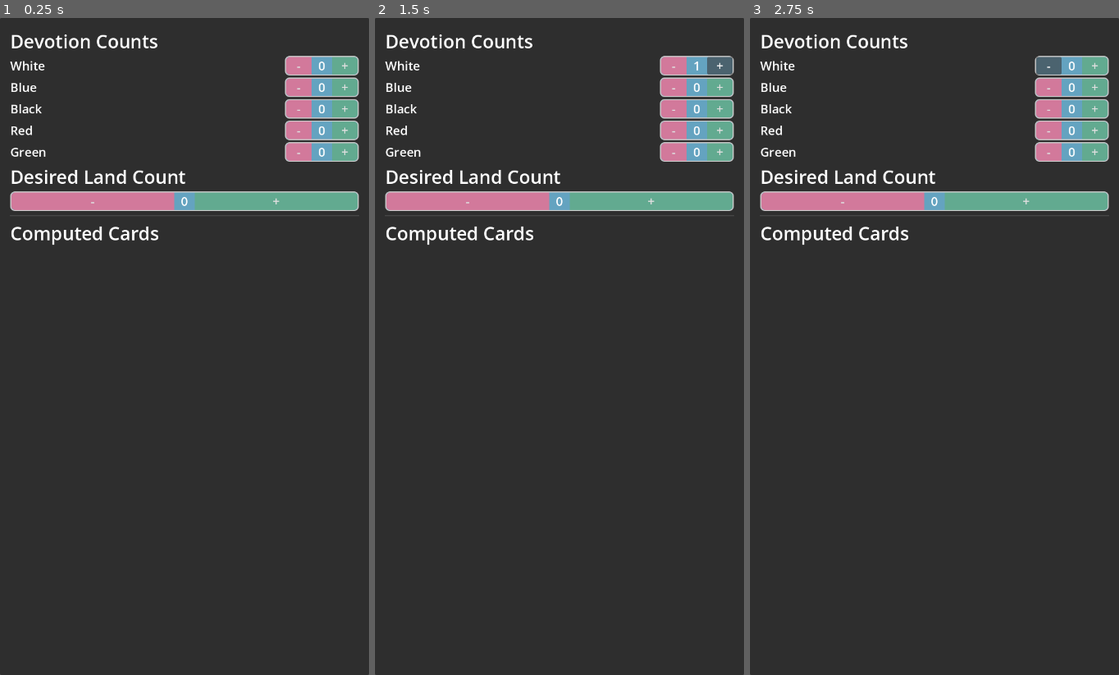
Above: before the commit, frames 1-3 (left to right).
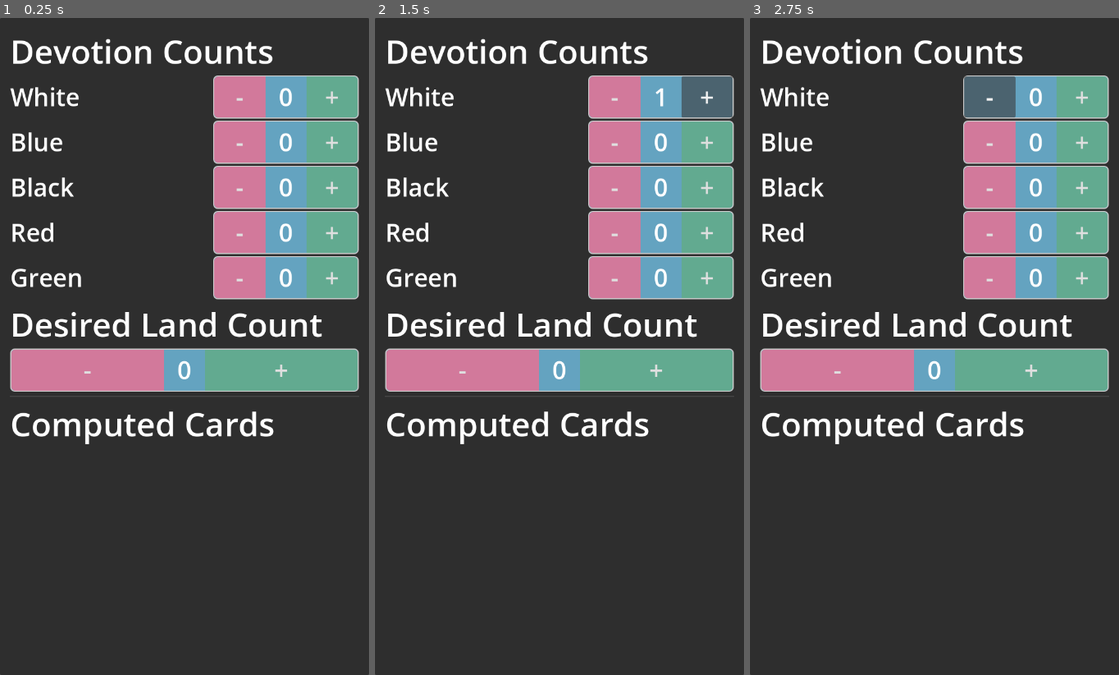
Above: after the commit, the same moments.

Repository: phrasmotica/mtg-helper
Game: Godot game, scene res://scenes/land_calculator.tscn
The game is run twice, just before and just after one commit, with the same random seed, the same clock (stepped at 60 frames per second) and the same inputs.
Inputs:
- Up to frame 1 (0.25 s): no input
- Up to frame 2 (1.5 s): click "-" at 0.5 s; click "+" at 1.25 s
- Up to frame 3 (2.75 s): click "-" at 2 s

The runs differ from the first frame. In frame 1, 26% of the frame differs, in the area x 2-98%, y 2-65%; in frame 2, 26%; in frame 3, 26%.

Commit message:
Further improve layout and font sizes

Diff:
--- a/scenes/button_spinner.tscn
+++ b/scenes/button_spinner.tscn
@@ -16,30 +16,33 @@
 
 [node name="MinusButton" type="Button" parent="HBoxContainer"]
 unique_name_in_owner = true
-custom_minimum_size = Vector2(50, 0)
+custom_minimum_size = Vector2(100, 0)
 layout_mode = 2
 size_flags_horizontal = 3
 focus_mode = 0
 mouse_default_cursor_shape = 2
 theme_type_variation = &"SpinnerButtonLeft"
+theme_override_font_sizes/font_size = 48
 text = "-"
 
 [node name="AmountLabel" type="Label" parent="HBoxContainer"]
 unique_name_in_owner = true
-custom_minimum_size = Vector2(40, 2.08165e-12)
+custom_minimum_size = Vector2(80, 80)
 layout_mode = 2
-theme_override_font_sizes/font_size = 24
+theme_override_font_sizes/font_size = 48
 text = "0"
 horizontal_alignment = 1
+vertical_alignment = 1
 
 [node name="PlusButton" type="Button" parent="HBoxContainer"]
 unique_name_in_owner = true
-custom_minimum_size = Vector2(50, 0)
+custom_minimum_size = Vector2(100, 0)
 layout_mode = 2
 size_flags_horizontal = 3
 focus_mode = 0
 mouse_default_cursor_shape = 2
 theme_type_variation = &"SpinnerButtonRight"
+theme_override_font_sizes/font_size = 48
 text = "+"
 
 [connection signal="pressed" from="HBoxContainer/MinusButton" to="." method="_on_minus_button_pressed"]
--- a/scenes/computed_cards.tscn
+++ b/scenes/computed_cards.tscn
@@ -1,10 +1,12 @@
-[gd_scene load_steps=3 format=3 uid="uid://bxdd4iggnpfew"]
+[gd_scene load_steps=4 format=3 uid="uid://bxdd4iggnpfew"]
 
 [ext_resource type="PackedScene" uid="uid://bnvabli4di384" path="res://scenes/land_amount_label.tscn" id="1_cynjq"]
 [ext_resource type="Script" path="res://scripts/computed_cards.gd" id="1_kmmji"]
+[ext_resource type="Theme" uid="uid://bptm41y4tvaqr" path="res://theme.tres" id="1_nw85u"]
 
 [node name="ComputedCards" type="VBoxContainer"]
 custom_minimum_size = Vector2(200, 0)
+theme = ExtResource("1_nw85u")
 script = ExtResource("1_kmmji")
 land_amount_labels = {
 "b": NodePath("LandAmountLabelSwamp"),
@@ -16,7 +18,7 @@
 
 [node name="CardsHeader" type="Label" parent="."]
 layout_mode = 2
-theme_override_font_sizes/font_size = 36
+theme_type_variation = &"HeaderLabel"
 text = "Computed Cards"
 
 [node name="LandAmountLabelPlains" parent="." instance=ExtResource("1_cynjq")]
@@ -41,6 +43,6 @@
 [node name="ExcessLabel" type="Label" parent="."]
 unique_name_in_owner = true
 layout_mode = 2
+theme_type_variation = &"ContentLabel"
 theme_override_colors/font_color = Color(0.783523, 0.783523, 0.783523, 1)
-theme_override_font_sizes/font_size = 24
 text = "+0 remaining"
--- a/scenes/devotion_counts.tscn
+++ b/scenes/devotion_counts.tscn
@@ -4,13 +4,13 @@
 [ext_resource type="PackedScene" uid="uid://crx0d3l4dascf" path="res://scenes/devotion_input.tscn" id="1_ykaa4"]
 
 [node name="DevotionCounts" type="VBoxContainer" node_paths=PackedStringArray("devotion_inputs")]
-custom_minimum_size = Vector2(200, 0)
+custom_minimum_size = Vector2(600, 2.08165e-12)
 script = ExtResource("1_vw45h")
 devotion_inputs = [NodePath("DevotionInputWhite"), NodePath("DevotionInputBlue"), NodePath("DevotionInputBlack"), NodePath("DevotionInputRed"), NodePath("DevotionInputGreen")]
 
 [node name="DevotionHeader" type="Label" parent="."]
 layout_mode = 2
-theme_override_font_sizes/font_size = 36
+theme_override_font_sizes/font_size = 64
 text = "Devotion Counts"
 
 [node name="DevotionInputWhite" parent="." instance=ExtResource("1_ykaa4")]
--- a/scenes/devotion_input.tscn
+++ b/scenes/devotion_input.tscn
@@ -1,10 +1,12 @@
-[gd_scene load_steps=3 format=3 uid="uid://crx0d3l4dascf"]
+[gd_scene load_steps=4 format=3 uid="uid://crx0d3l4dascf"]
 
+[ext_resource type="Theme" uid="uid://bptm41y4tvaqr" path="res://theme.tres" id="1_6kebe"]
 [ext_resource type="Script" path="res://scripts/devotion_input.gd" id="1_epnhj"]
 [ext_resource type="PackedScene" uid="uid://bo8ppyfh8pltu" path="res://scenes/button_spinner.tscn" id="2_i7asp"]
 
 [node name="DevotionInput" type="HBoxContainer"]
-custom_minimum_size = Vector2(300, 2.08165e-12)
+custom_minimum_size = Vector2(600, 2.08165e-12)
+theme = ExtResource("1_6kebe")
 theme_override_constants/separation = 10
 script = ExtResource("1_epnhj")
 label_text = "Red"
@@ -15,10 +17,11 @@
 custom_minimum_size = Vector2(100, 2.08165e-12)
 layout_mode = 2
 size_flags_horizontal = 3
-theme_override_font_sizes/font_size = 24
+theme_type_variation = &"ContentLabel"
 text = "Red"
 
 [node name="ButtonSpinner" parent="." instance=ExtResource("2_i7asp")]
+custom_minimum_size = Vector2(200, 2.08165e-12)
 layout_mode = 2
 
 [connection signal="amount_changed" from="ButtonSpinner" to="." method="_on_button_spinner_amount_changed"]
--- a/scenes/land_amount_label.tscn
+++ b/scenes/land_amount_label.tscn
@@ -1,15 +1,17 @@
-[gd_scene load_steps=2 format=3 uid="uid://bnvabli4di384"]
+[gd_scene load_steps=3 format=3 uid="uid://bnvabli4di384"]
 
+[ext_resource type="Theme" uid="uid://bptm41y4tvaqr" path="res://theme.tres" id="1_b2f6b"]
 [ext_resource type="Script" path="res://scripts/land_amount_label.gd" id="1_boe7r"]
 
 [node name="LandAmountLabel" type="HBoxContainer"]
 offset_right = 40.0
 offset_bottom = 40.0
+theme = ExtResource("1_b2f6b")
 script = ExtResource("1_boe7r")
 land_name = "Plains"
 
 [node name="Label" type="Label" parent="."]
 unique_name_in_owner = true
 layout_mode = 2
-theme_override_font_sizes/font_size = 24
+theme_type_variation = &"ContentLabel"
 text = "0x Plains"
--- a/scenes/land_count.tscn
+++ b/scenes/land_count.tscn
@@ -1,15 +1,17 @@
-[gd_scene load_steps=3 format=3 uid="uid://djqfxlo8q7vwc"]
+[gd_scene load_steps=4 format=3 uid="uid://djqfxlo8q7vwc"]
 
+[ext_resource type="Theme" uid="uid://bptm41y4tvaqr" path="res://theme.tres" id="1_52e0t"]
 [ext_resource type="Script" path="res://scripts/land_count.gd" id="1_wqeg8"]
 [ext_resource type="PackedScene" uid="uid://bo8ppyfh8pltu" path="res://scenes/button_spinner.tscn" id="2_6u07y"]
 
 [node name="LandCount" type="VBoxContainer"]
 custom_minimum_size = Vector2(200, 0)
+theme = ExtResource("1_52e0t")
 script = ExtResource("1_wqeg8")
 
 [node name="LandHeader" type="Label" parent="."]
 layout_mode = 2
-theme_override_font_sizes/font_size = 36
+theme_type_variation = &"HeaderLabel"
 text = "Desired Land Count"
 
 [node name="ButtonSpinner" parent="." instance=ExtResource("2_6u07y")]
--- a/theme.tres
+++ b/theme.tres
@@ -27,6 +27,10 @@
 [resource]
 AmountLabel/base_type = &"Label"
 AmountLabel/styles/normal = SubResource("StyleBoxFlat_4mlk2")
+ContentLabel/base_type = &"Label"
+ContentLabel/font_sizes/font_size = 48
+HeaderLabel/base_type = &"Label"
+HeaderLabel/font_sizes/font_size = 64
 SpinnerButtonLeft/base_type = &"Button"
 SpinnerButtonLeft/font_sizes/font_size = 24
 SpinnerButtonLeft/styles/normal = SubResource("StyleBoxFlat_ms5pj")
